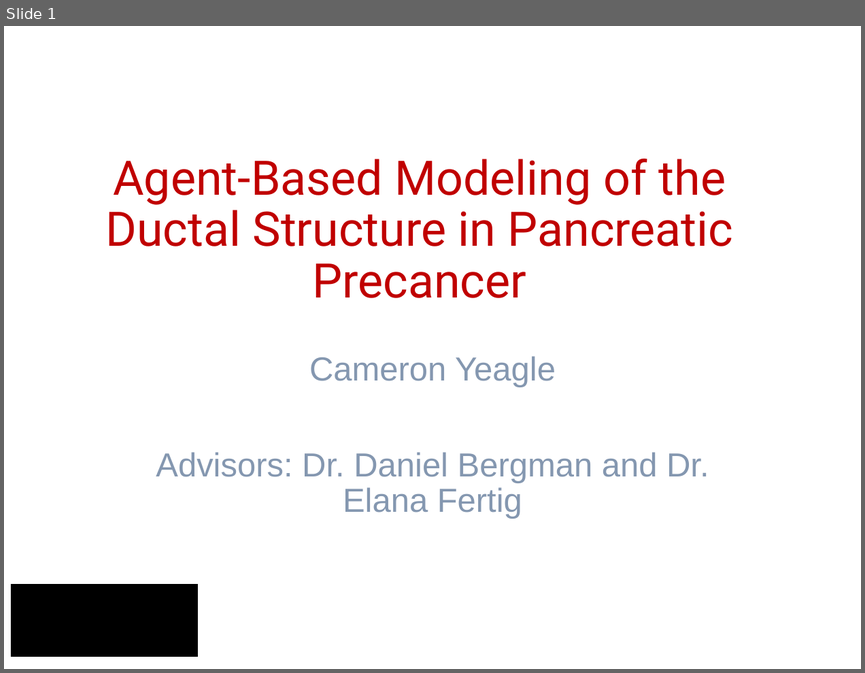
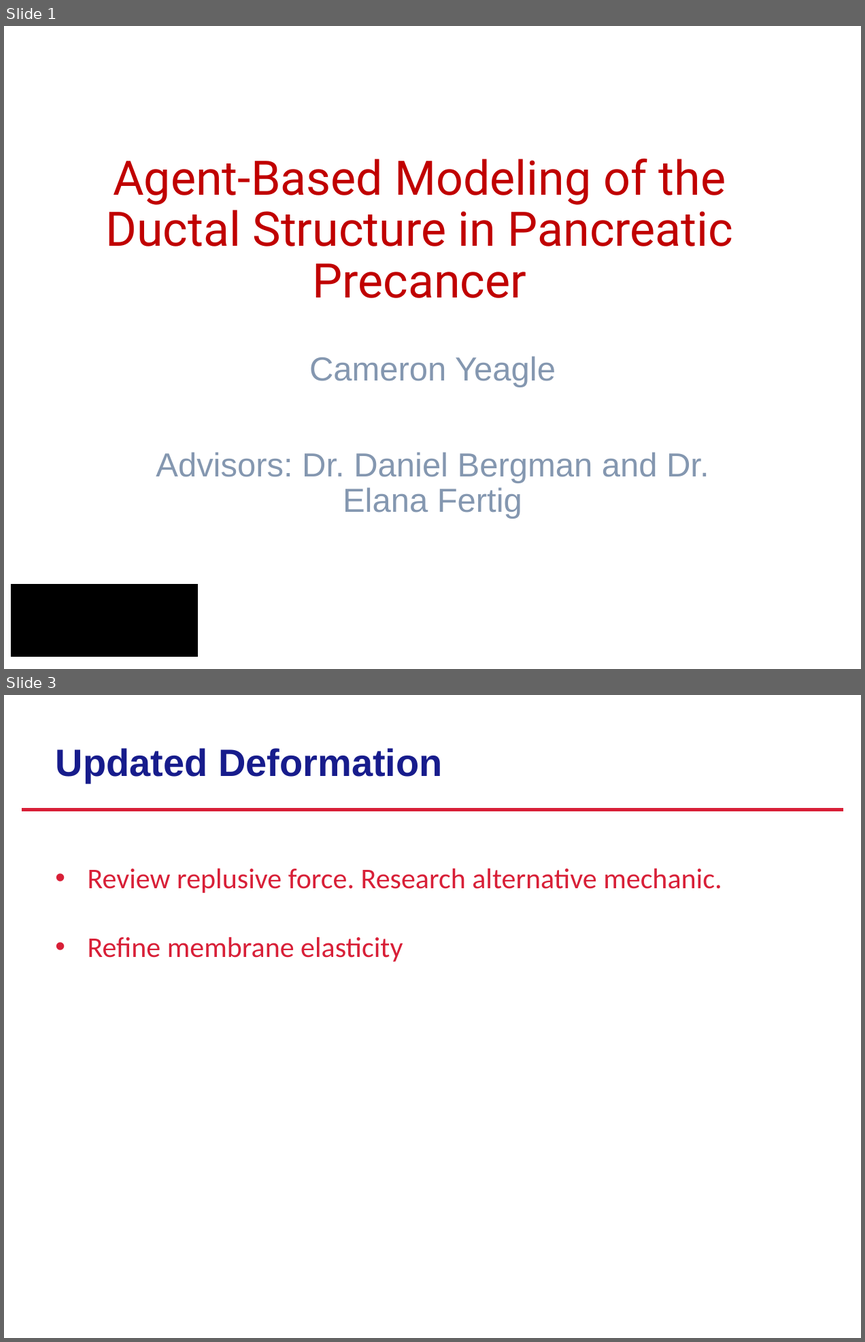
Before and after one commit to yeaglec/Project, a slide deck: Presentation/Project_Update_(8-12).pptx. Shown one above the other, each under a label of ours: slide 1 before the commit, slides 1 and 3 after it; the slides between them are not shown. The pictures are 865x673 and 865x1342 pixels, drawn with LibreOffice and Linux fonts; fonts in the diff are those of the drawing; background and template pictures are left out. Boxes give left, top, right and bottom in pixels: in the first picture for what was removed or moved away, otherwise in the second. Text is boxed around its words. In the diff, an @@ line names an element or a change of style, - is before the commit and + after.

```diff
--- a/Presentation/Project_Update_(8-12).pptx
+++ b/Presentation/Project_Update_(8-12).pptx
@@ slide 3 added at box(4, 695, 861, 1338), background picture (left out) @@
@@ title added at box(56, 748, 443, 783), 32 pt, text #171C8C, bold @@
+Updated Deformation
@@ line added from (22, 810) to (843, 810), #D81F37 3 pt @@
@@ text added at box(88, 868, 721, 962), 24 pt, text #D81F37 @@
+• Review replusive force. Research alternative mechanic.
+• Refine membrane elasticity
```
Also in this commit, not shown: 1 slide changed, 6 slides removed, 31 other files.
